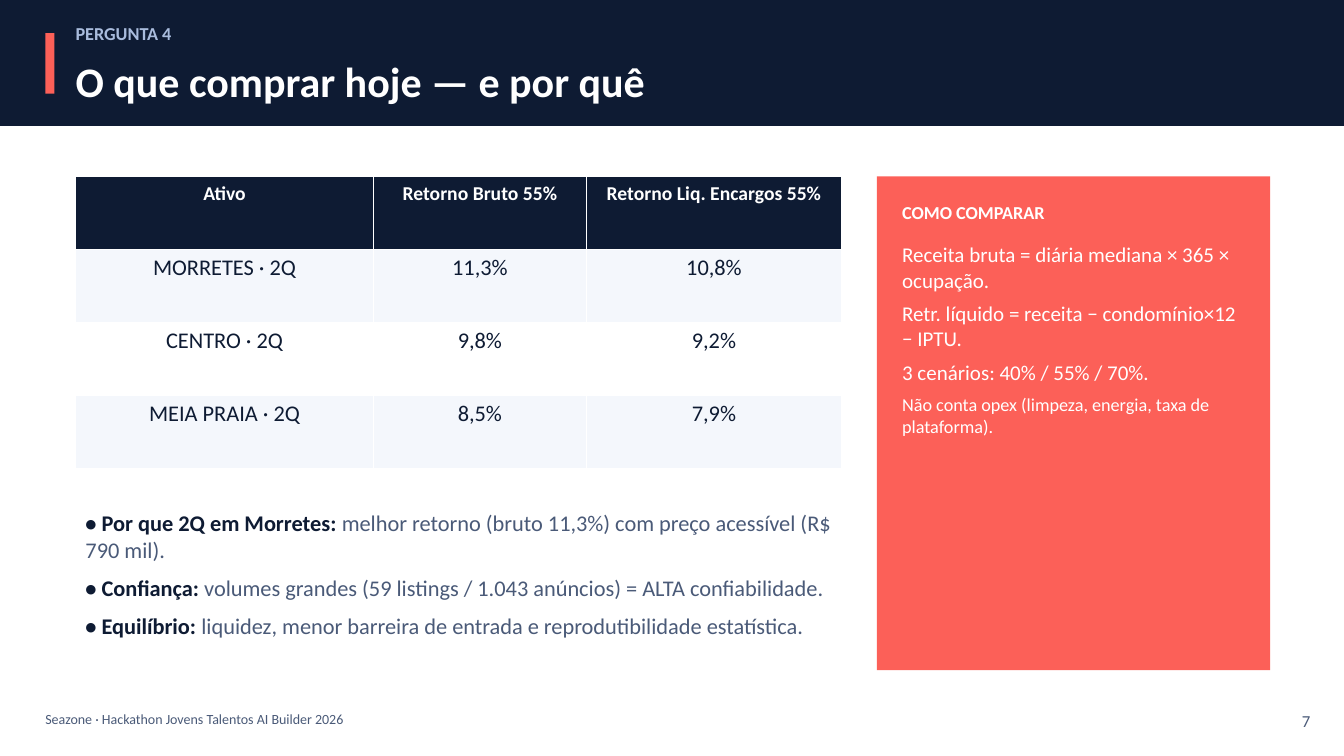
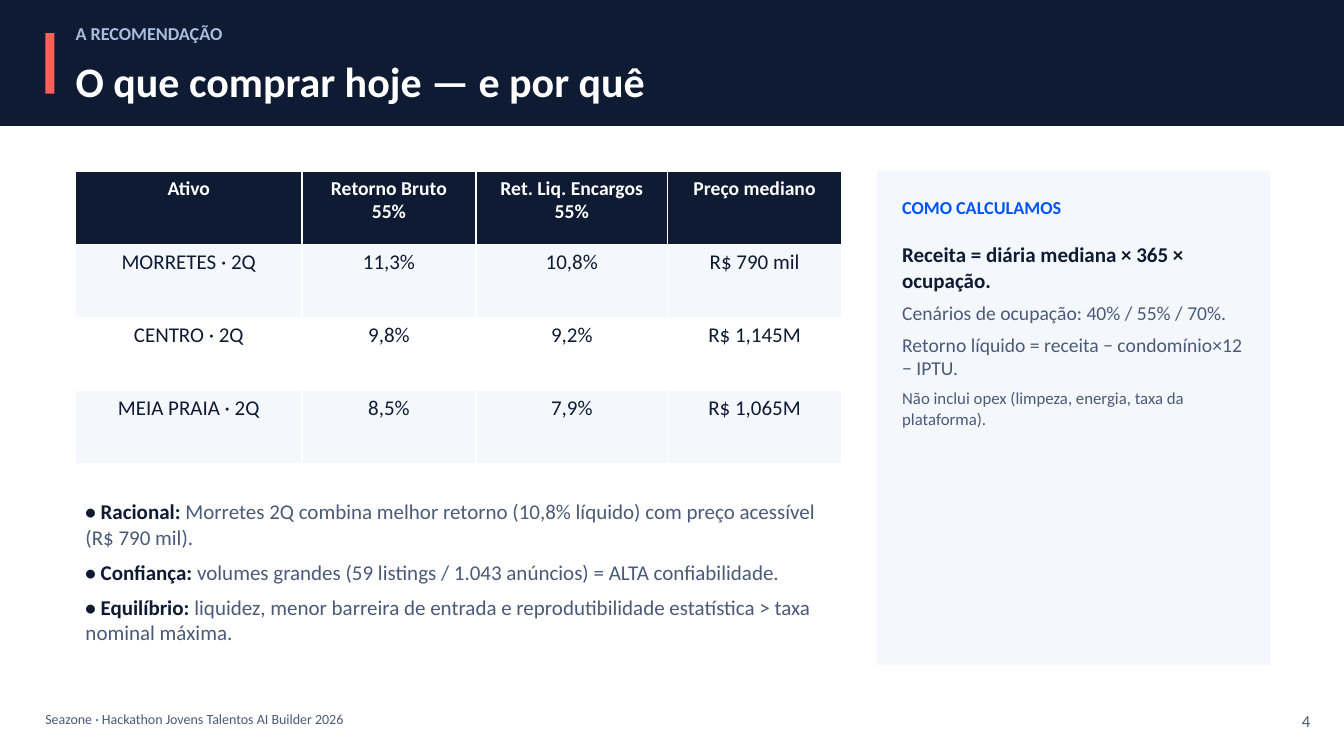
Before and after one commit to escalant-e/jt2026-ricardo-escalante, a slide deck: slide 4 of output/apresentacao_seazone_itapema.pptx (slide 7 before the commit). Drawn at 1344x756 pixels with LibreOffice and Linux fonts; fonts in the diff are those of the drawing. Boxes give left, top, right and bottom in pixels: in the first picture for what was removed or moved away, otherwise in the second. Text is boxed around its words. In the diff, an @@ line names an element or a change of style, - is before the commit and + after.

```diff
--- a/output/apresentacao_seazone_itapema.pptx
+++ b/output/apresentacao_seazone_itapema.pptx
@@ text at <box>76,25,223,43</box>: text changed @@
-PERGUNTA 4
+A RECOMENDAÇÃO
@@ table at <box>76,171,843,464</box> @@
-column 3: Retorno Liq. Encargos 55% | 10,8% | 9,2% | 7,9%
+column 3: Ret. Liq. Encargos 55% | 10,8% | 9,2% | 7,9%
+column 4: Preço mediano | R$ 790 mil | R$ 1,145M | R$ 1,065M
@@ table: place and size @@
-table at <box>76,176,842,469</box>
+table at <box>76,171,843,464</box>
@@ rectangle: place and size @@
-rectangle at <box>877,176,1270,670</box>
+rectangle at <box>877,171,1270,665</box>
@@ rectangle at <box>877,171,1270,665</box>: fill #FC6058 to #F4F7FC @@
@@ text at <box>902,202,1061,214</box>: text changed; text colour #FFFFFF to #0055FF @@
-COMO COMPARAR
+COMO CALCULAMOS
@@ text at <box>902,247,1241,428</box>: text changed; size 15 to 14 pt; text colour #FFFFFF to #4A5A78 @@
-Receita bruta = diária mediana × 365 × ocupação.
-Retr. líquido = receita − condomínio×12 − IPTU.
-3 cenários: 40% / 55% / 70%.
-Não conta opex (limpeza, energia, taxa de plataforma).
+Receita = diária mediana × 365 × ocupação.
+Cenários de ocupação: 40% / 55% / 70%.
+Retorno líquido = receita − condomínio×12 − IPTU.
+Não inclui opex (limpeza, energia, taxa da plataforma).
@@ text "• Racional: Morretes 2Q combina ...": place and size @@
-text "• Racional: Morretes 2Q combina ..." at <box>85,515,830,638</box>
+text "• Racional: Morretes 2Q combina ..." at <box>85,504,815,640</box>
@@ text at <box>85,504,815,548</box>: text changed; size 16 to 15 pt @@
-• Por que 2Q em Morretes: melhor retorno (bruto 11,3%) com preço acessível (R$ 790 mil).
+• Racional: Morretes 2Q combina melhor retorno (10,8% líquido) com preço acessível (R$ 790 mil).
@@ text at <box>101,565,779,584</box>: size 16 to 15 pt in "• Confiança: volumes grandes (59 listings / ..."; less space between paragraphs @@
@@ text at <box>85,600,810,640</box>: text changed; size 16 to 15 pt @@
-• Equilíbrio: liquidez, menor barreira de entrada e reprodutibilidade estatística.
+• Equilíbrio: liquidez, menor barreira de entrada e reprodutibilidade estatística > taxa nominal máxima.
@@ text at <box>1302,716,1310,727</box>: text changed @@
-7
+4
```
Also in this commit, not shown: 5 other slides changed, 1 slide added, 5 slides removed, 1 other file.
